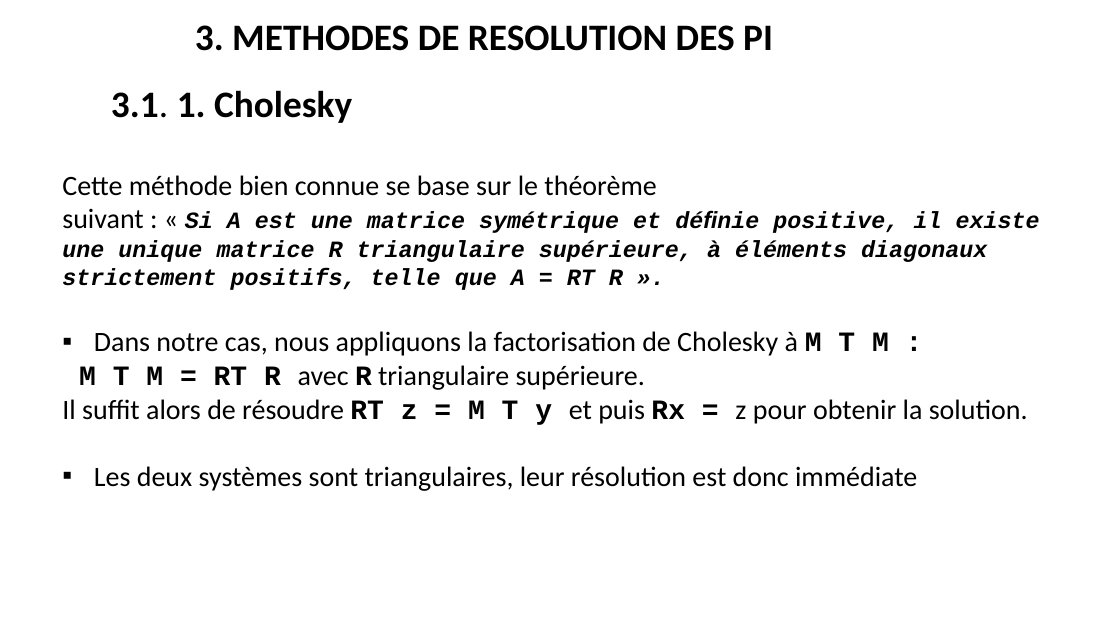
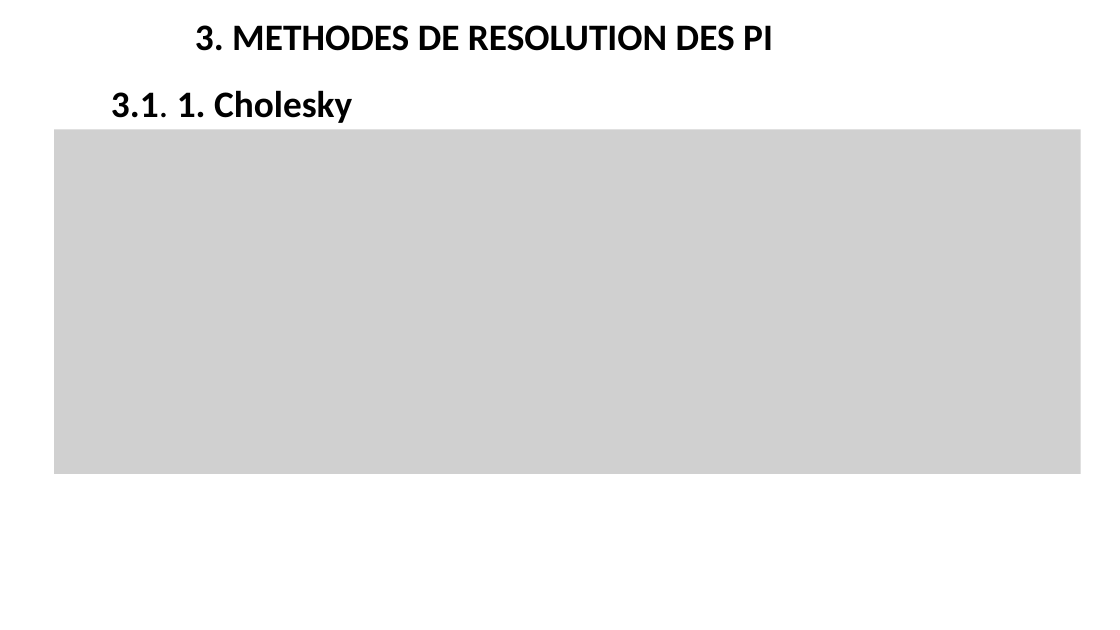
Before and after one commit to BenSaintKoff/COURS-ENSEA, a slide deck: slide 16 of LES PROBLEMES INVERSES.pptx. Drawn at 1120x630 pixels with LibreOffice and Linux fonts; fonts in the diff are those of the drawing; grey boxes stand for pictures. Boxes give left, top, right and bottom in pixels: in the first picture for what was removed or moved away, otherwise in the second. Text is boxed around its words. In the diff, an @@ line names an element or a change of style, - is before the commit and + after.

```diff
--- a/LES PROBLEMES INVERSES.pptx
+++ b/LES PROBLEMES INVERSES.pptx
@@ picture added at (54,129,1081,474) @@
@@ text removed at (62,175,1040,491) @@
-Cette méthode bien connue se base sur le théorème
-suivant : « Si A est une matrice symétrique et déﬁnie positive, il existe une unique matrice R triangulaire supérieure, à éléments diagonaux strictement positifs, telle que A = RT R ».
-▪ Dans notre cas, nous appliquons la factorisation de Cholesky à M T M :
-M T M = RT R avec R triangulaire supérieure.
-Il suﬃt alors de résoudre RT z = M T y et puis Rx = z pour obtenir la solution.
-▪ Les deux systèmes sont triangulaires, leur résolution est donc immédiate
```
Also in this commit, not shown: 9 other slides changed, 11 slides added.
